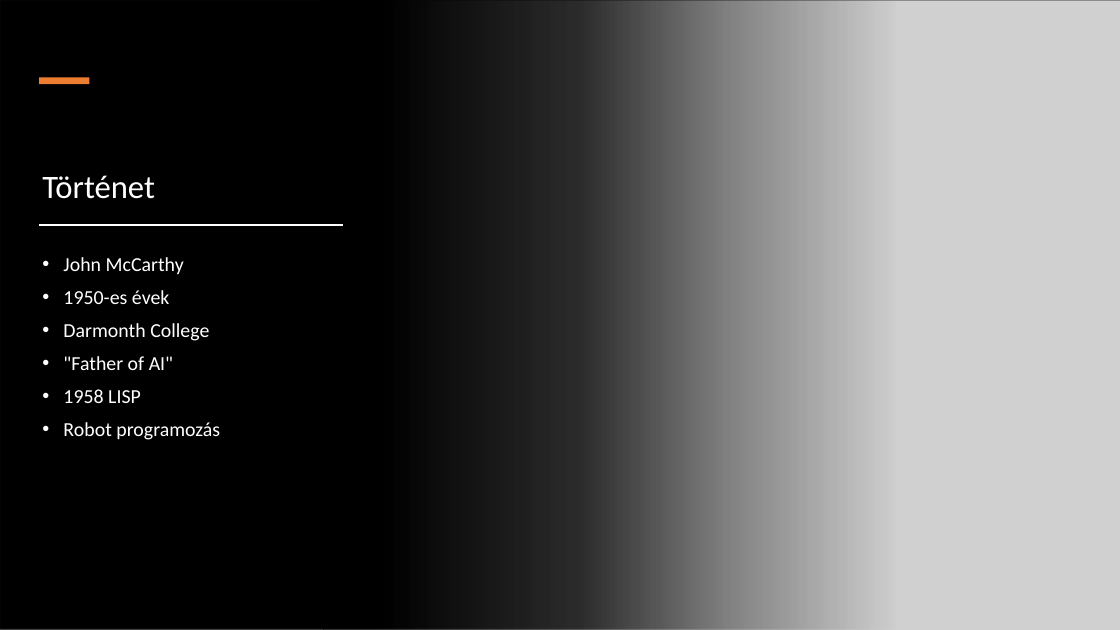
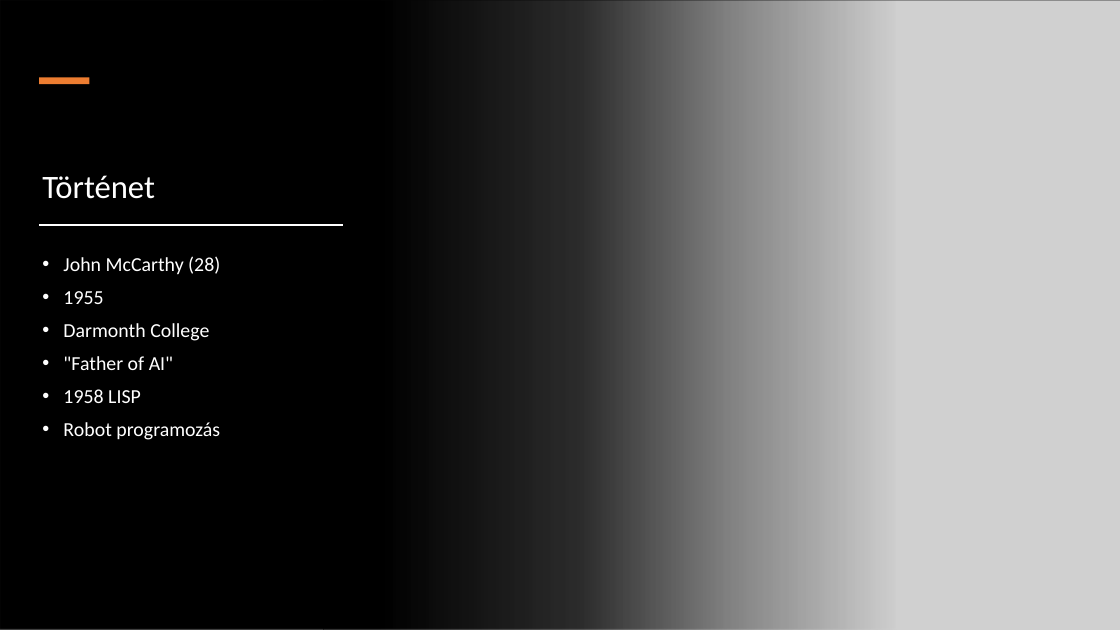
Before and after one commit to peterdaviid/ai-ppt, a slide deck: slide 3 of ai ppt.pptx. Drawn at 1120x630 pixels with LibreOffice and Linux fonts; fonts in the diff are those of the drawing; grey boxes stand for pictures. Boxes give left, top, right and bottom in pixels: in the first picture for what was removed or moved away, otherwise in the second. Text is boxed around its words. In the diff, an @@ line names an element or a change of style, - is before the commit and + after.

Commit message:
ppt adjust-olasa

```diff
--- a/ai ppt.pptx
+++ b/ai ppt.pptx
@@ text at bbox=[63, 256, 220, 304]: text changed @@
-• John McCarthy
-• 1950-es évek
+• John McCarthy (28)
+• 1955
```
